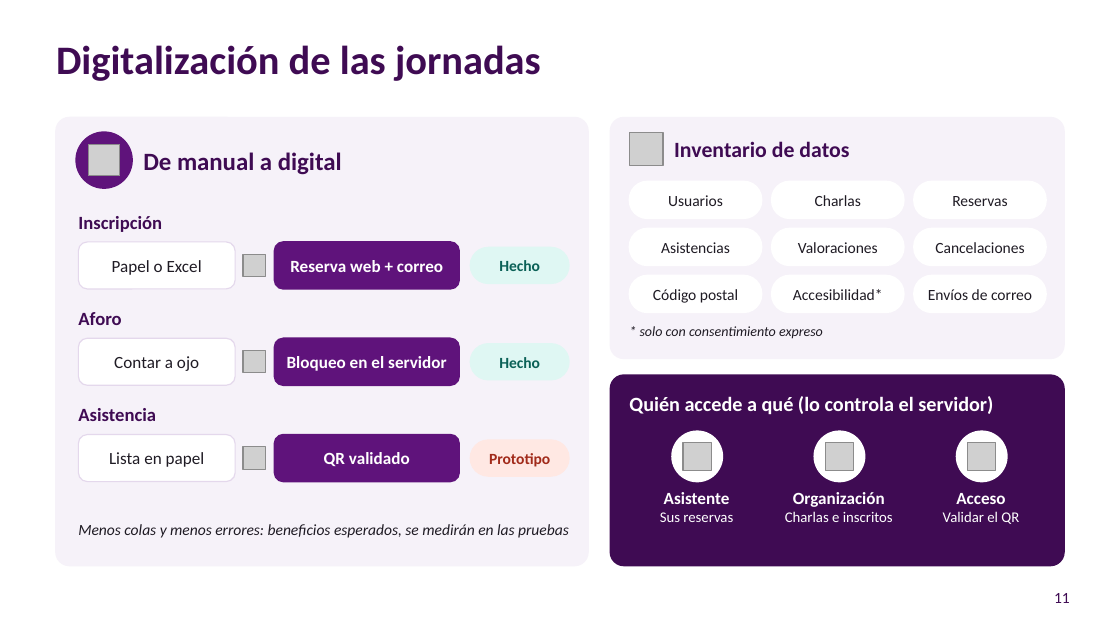
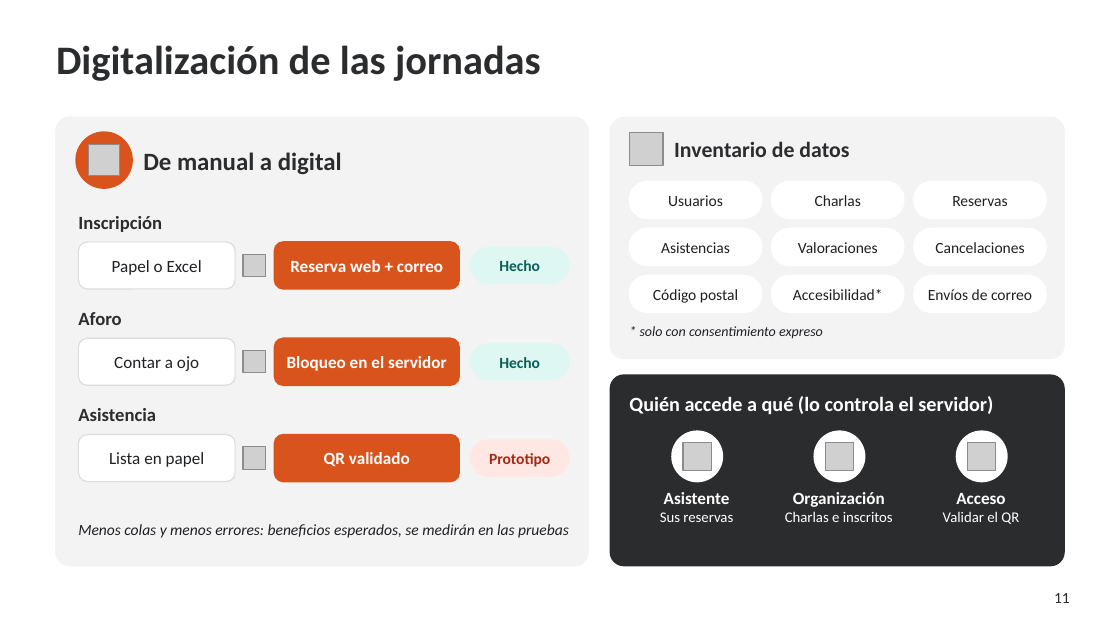
Before and after one commit to pablopedron/SABITECH, a slide deck: slide 11 of documents/Presentacion/07_2_DAW_Intermodular_1Evaluacion_SABITECH_WEB_Presentacion.pptx. Drawn at 1120x630 pixels with LibreOffice and Linux fonts; fonts in the diff are those of the drawing; grey boxes stand for pictures; background and template pictures are left out. Boxes give left, top, right and bottom in pixels: in the first picture for what was removed or moved away, otherwise in the second. Text is boxed around its words. In the diff, an @@ line names an element or a change of style, - is before the commit and + after.

```diff
--- a/documents/Presentacion/07_2_DAW_Intermodular_1Evaluacion_SABITECH_WEB_Presentacion.pptx
+++ b/documents/Presentacion/07_2_DAW_Intermodular_1Evaluacion_SABITECH_WEB_Presentacion.pptx
@@ rounded rectangle at box(56, 118, 588, 566): fill #F6F2F9 to #F3F3F4; outline #F6F2F9 1 pt to #F3F3F4 1 pt @@
@@ rounded rectangle at box(610, 118, 1064, 358): fill #F6F2F9 to #F3F3F4; outline #F6F2F9 1 pt to #F3F3F4 1 pt @@
@@ rounded rectangle at box(610, 375, 1064, 566): fill #3F0B53 to #2B2C2E; outline #3F0B53 1 pt to #2B2C2E 1 pt @@
@@ fill #5F137B to #D9531C; outline #5F137B 1 pt to #D9531C 1 pt in 4 elements at box(76, 132, 132, 188), box(274, 242, 459, 289), box(274, 338, 459, 385), box(274, 435, 459, 482) @@
@@ text colour #3F0B53 to #2B2C2E in 7 elements at box(56, 45, 541, 81), box(143, 152, 342, 175), box(78, 216, 162, 232), box(78, 312, 121, 325), box(78, 408, 156, 421), box(674, 141, 849, 157), box(1054, 593, 1070, 603) @@
```
Also in this commit, not shown: 14 other slides changed.
